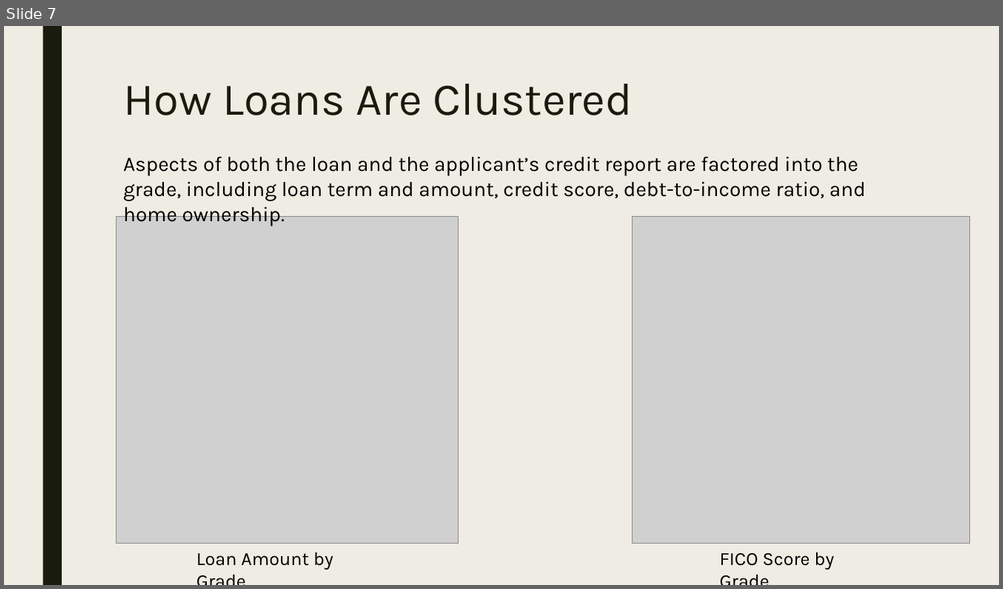
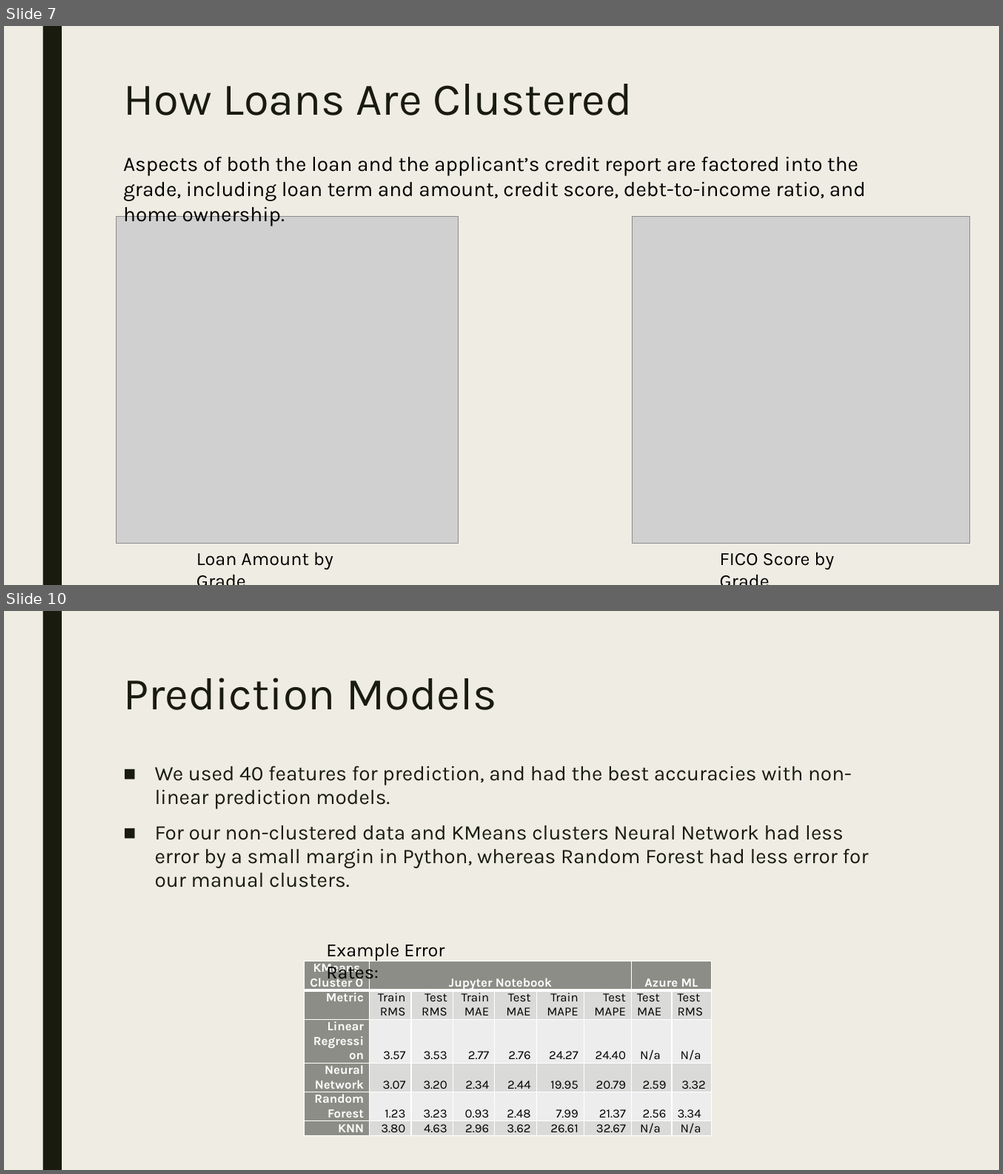
Before and after one commit to erstrong/INFO-7390-ADS-Fall-17-TeamNo., a slide deck: Assignment 2/Team 4 Slide Deck.pptx. Shown one above the other, each under a label of ours: slide 7 before the commit, slides 7 and 10 after it; the slides between them are not shown. The pictures are 1003x589 and 1003x1174 pixels, drawn with LibreOffice and Linux fonts; fonts in the diff are those of the drawing; grey boxes stand for pictures. Boxes give left, top, right and bottom in pixels: in the first picture for what was removed or moved away, otherwise in the second. Text is boxed around its words. In the diff, an @@ line names an element or a change of style, - is before the commit and + after.

Commit message:
final slide deck

```diff
--- a/Assignment 2/Team 4 Slide Deck.pptx
+++ b/Assignment 2/Team 4 Slide Deck.pptx
@@ slide 10 added at [4,611,999,1170], background #EFEDE3; not listed: 1 template element that a slide beside it also shows @@
@@ title added at [123,678,497,710], 44 pt, text #191B0E @@
+Prediction Models
@@ text added at [155,766,868,888], 20 pt, text #191B0E @@
+■ We used 40 features for prediction, and had the best accuracies with non-linear prediction models.
+■ For our non-clustered data and KMeans clusters Neural Network had less error by a small margin in Python, whereas Random Forest had less error for our manual clusters.
@@ text added at [326,943,444,984], 18 pt, text #000000 @@
+Example Error Rates:
@@ table added at [304,962,712,1141], 6 rows, 9 columns @@
+KMeans Cluster 0 | Jupyter Notebook |  |  |  |  |  | Azure ML | 
+Metric | Train RMS | Test RMS | Train MAE | Test MAE | Train MAPE | Test MAPE | Test MAE | Test RMS
+Linear Regression | 3.57 | 3.53 | 2.77 | 2.76 | 24.27 | 24.40 | N/a | N/a
+Neural Network | 3.07 | 3.20 | 2.34 | 2.44 | 19.95 | 20.79 | 2.59 | 3.32
+Random Forest | 1.23 | 3.23 | 0.93 | 2.48 | 7.99 | 21.37 | 2.56 | 3.34
+KNN | 3.80 | 4.63 | 2.96 | 3.62 | 26.61 | 32.67 | N/a | N/a
```
Also in this commit, not shown: 1 slide changed, 4 other slides added, 5 slides removed, 16 other files.
